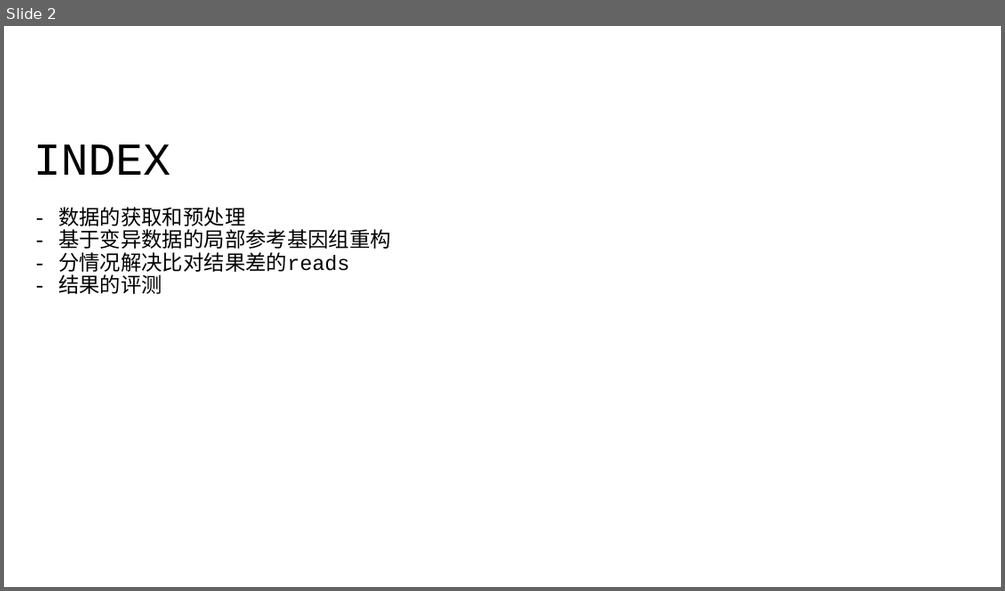
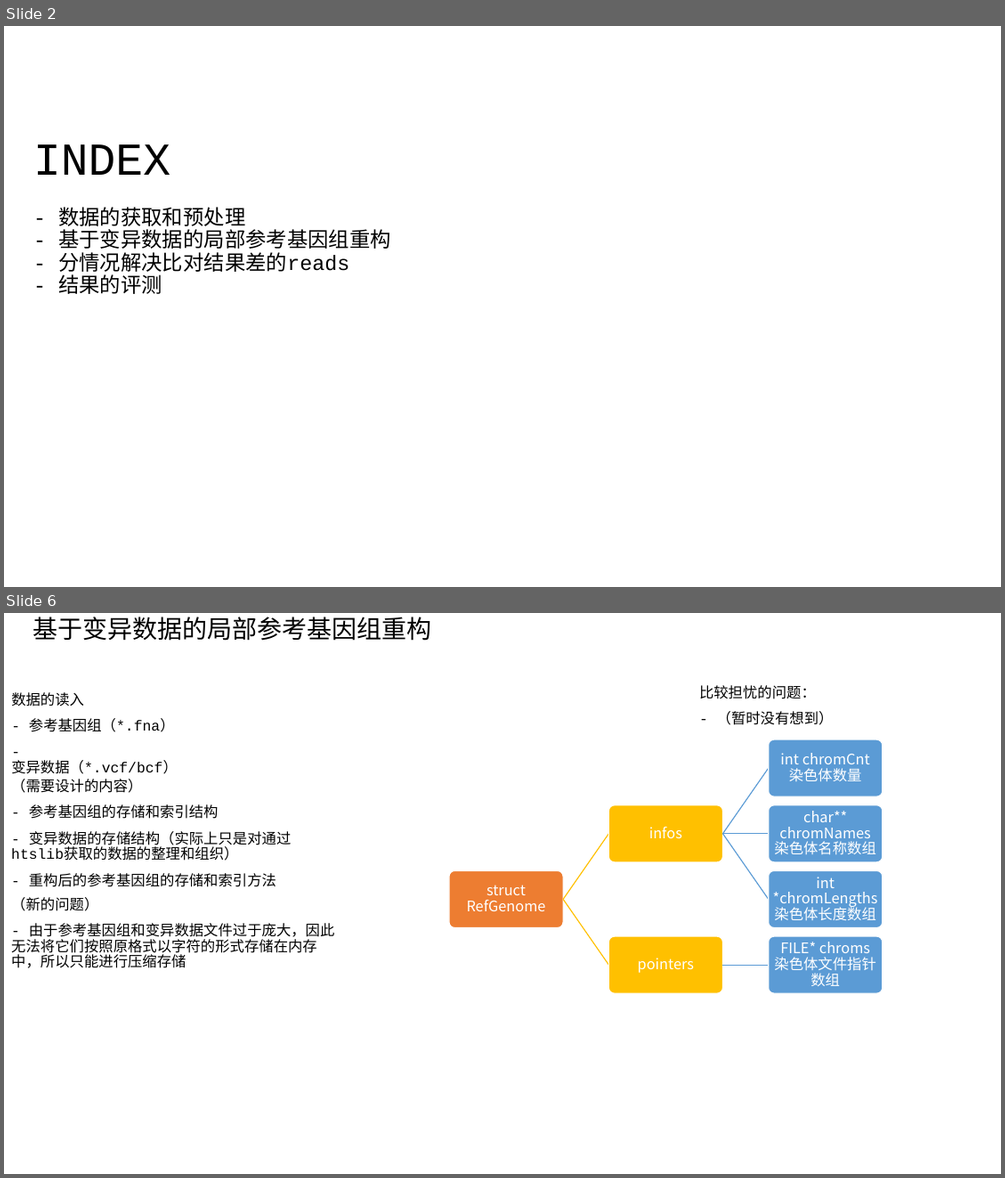
Before and after one commit to AtoshDustosh/thesis-project, a slide deck: THE project/design/project design.odp. Shown one above the other, each under a label of ours: slide 2 before the commit, slides 2 and 6 after it; the slides between them are not shown. The pictures are 1005x591 and 1005x1178 pixels, drawn with LibreOffice and Linux fonts; fonts in the diff are those of the drawing. Boxes give left, top, right and bottom in pixels: in the first picture for what was removed or moved away, otherwise in the second. Text is boxed around its words. In the diff, an @@ line names an element or a change of style, - is before the commit and + after.

```diff
--- a/THE project/design/project design.odp
+++ b/THE project/design/project design.odp
@@ slide 6 added at [4,613,1001,1174], background #FFFFFF @@
@@ subtitle added at [32,617,431,641], 24 pt, text #000000 @@
+基于变异数据的局部参考基因组重构
@@ text added at [11,692,178,774], 14 pt, text #000000 @@
+数据的读入
+- 参考基因组（*.fna）
+- 变异数据（*.vcf/bcf）
@@ text added at [699,685,833,725], 14 pt, text #000000 @@
+比较担忧的问题：
+- （暂时没有想到）
@@ text added at [11,779,291,887], 14 pt, text #000000 @@
+（需要设计的内容）
+- 参考基因组的存储和索引结构
+- 变异数据的存储结构（实际上只是对通过htslib获取的数据的整理和组织）
+- 重构后的参考基因组的存储和索引方法
@@ text added at [11,897,335,968], 14 pt, text #000000 @@
+（新的问题）
+- 由于参考基因组和变异数据文件过于庞大，因此无法将它们按照原格式以字符的形式存储在内存中，所以只能进行压缩存储
@@ group added at [449,739,882,993]: 13 freeform shapes @@
+struct RefGenome
+infos
+int chromCnt
+染色体数量
+char** chromNames
+染色体名称数组
+int *chromLengths
+染色体长度数组
+pointers
+FILE* chroms
+染色体文件指针数组
```
Also in this commit, not shown: 4 slides changed, 2 other slides added, 3 slides removed, 1 other file.
